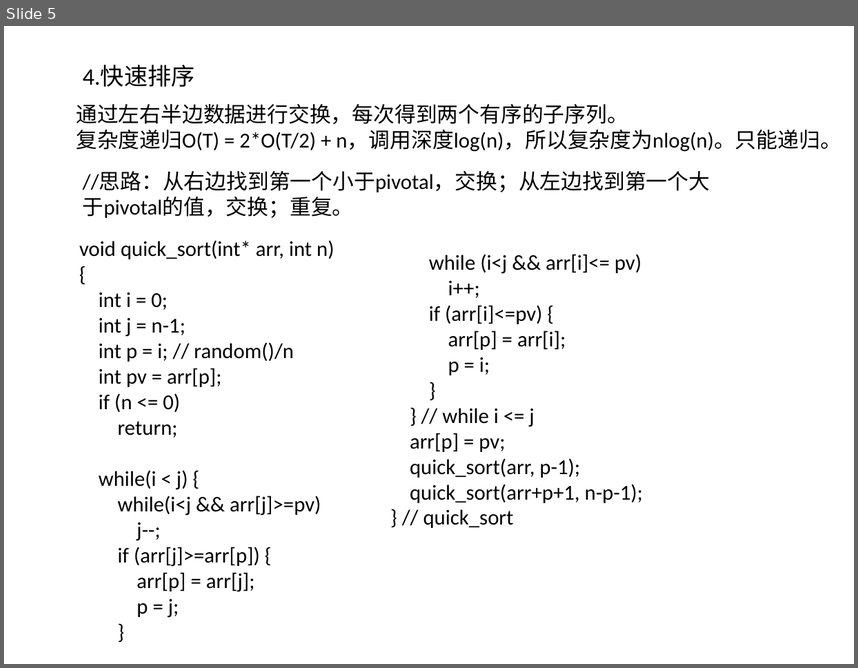
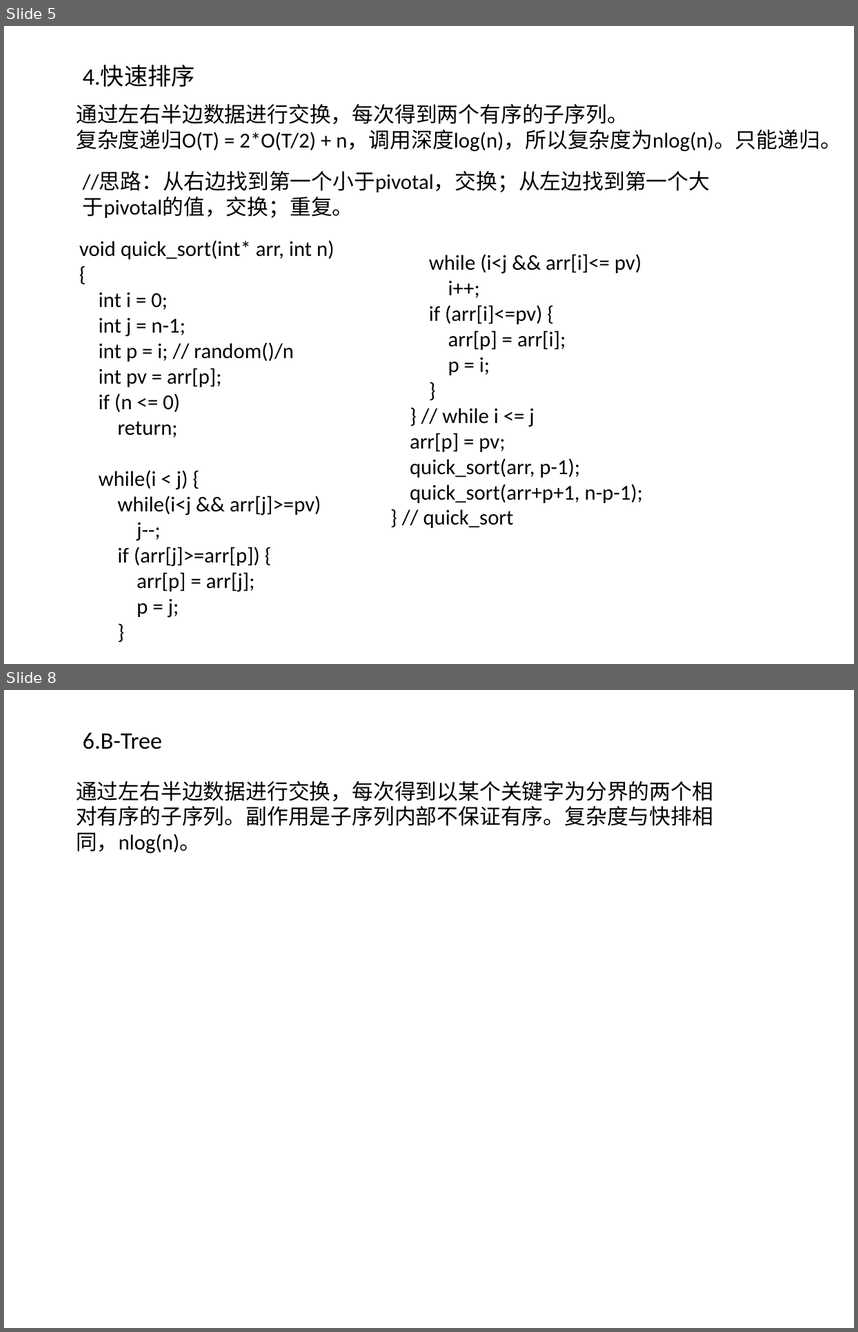
Before and after one commit to willkk/go, a slide deck: algos_summary.pptx. Shown one above the other, each under a label of ours: slide 5 before the commit, slides 5 and 8 after it; the slides between them are not shown. The pictures are 858x668 and 858x1332 pixels, drawn with LibreOffice and Linux fonts; fonts in the diff are those of the drawing. Boxes give left, top, right and bottom in pixels: in the first picture for what was removed or moved away, otherwise in the second. Text is boxed around its words. In the diff, an @@ line names an element or a change of style, - is before the commit and + after.

```diff
--- a/algos_summary.pptx
+++ b/algos_summary.pptx
@@ slide 8 added at (4,690,854,1328), background #FFFFFF @@
@@ text added at (83,733,162,749), 20 pt, text #000000 @@
+6.B-Tree
@@ text added at (76,781,713,854), 18 pt, text #000000 @@
+通过左右半边数据进行交换，每次得到以某个关键字为分界的两个相对有序的子序列。副作用是子序列内部不保证有序。复杂度与快排相同，nlog(n)。
```
Also in this commit, not shown: 1 slide changed, 1 other slide added.
